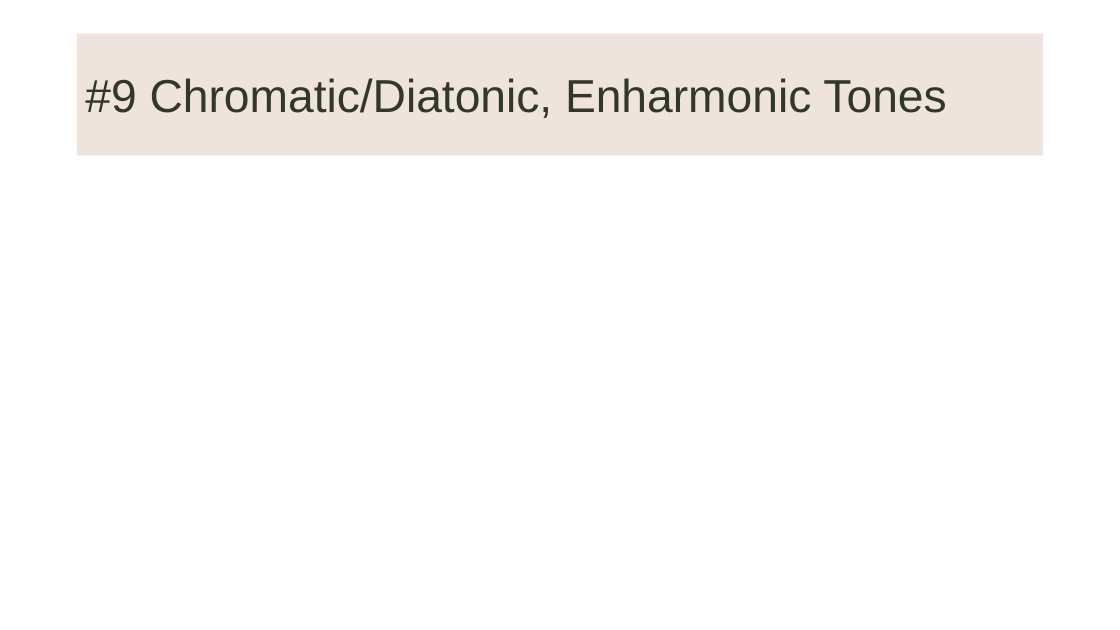
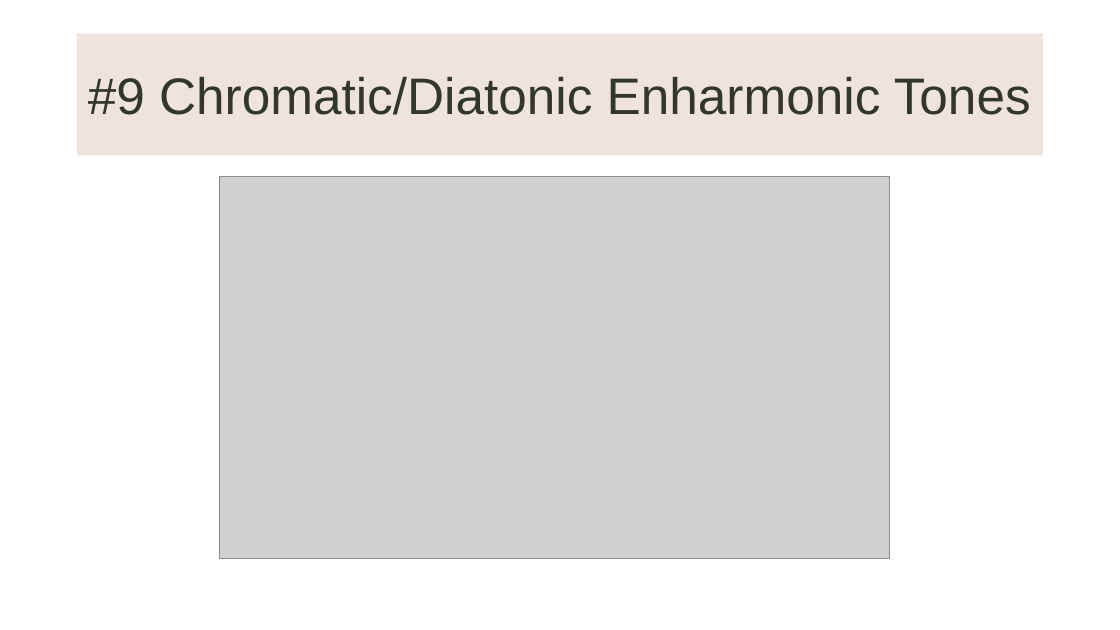
Before and after one commit to KnowledgeMavens/Science-Tech, a slide deck: slide 6 of Music Theory 02-17-18/Music Theory 02-17-18.pptx. Drawn at 1120x630 pixels with LibreOffice and Linux fonts; fonts in the diff are those of the drawing; grey boxes stand for pictures; background and template pictures are left out. Boxes give left, top, right and bottom in pixels: in the first picture for what was removed or moved away, otherwise in the second. Text is boxed around its words. In the diff, an @@ line names an element or a change of style, - is before the commit and + after.

```diff
--- a/Music Theory 02-17-18/Music Theory 02-17-18.pptx
+++ b/Music Theory 02-17-18/Music Theory 02-17-18.pptx
@@ title at bbox=[88, 77, 1031, 115]: text changed; size 39.6 to 44 pt @@
-#9 Chromatic/Diatonic, Enharmonic Tones
+#9 Chromatic/Diatonic Enharmonic Tones
@@ picture added at bbox=[219, 176, 890, 559] @@
```
Also in this commit, not shown: 16 other slides changed, 2 slides added, 2 slides removed, 1 other file.
